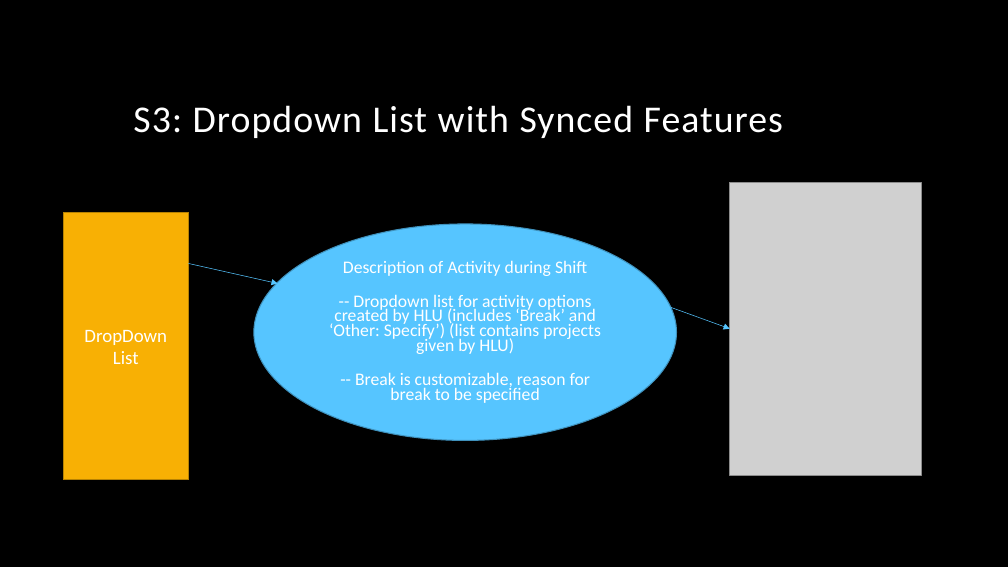
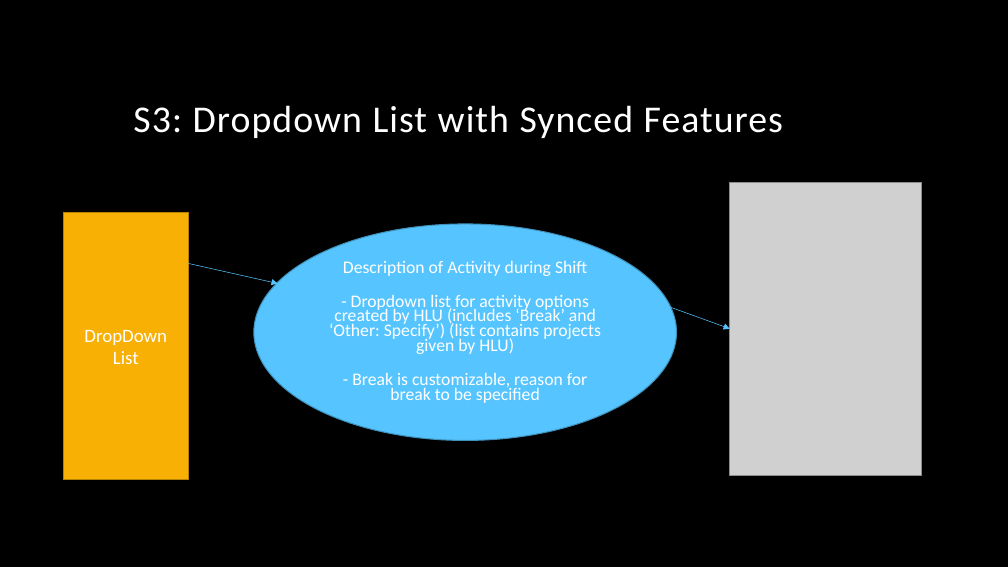
Before and after one commit to arnyboy101/InsemiTimeSheet, a slide deck: slide 4 of SubRoutine Diagrams/Time Tracker.pptx. Drawn at 1008x567 pixels with LibreOffice and Linux fonts; fonts in the diff are those of the drawing; grey boxes stand for pictures; background and template pictures are left out. Boxes give left, top, right and bottom in pixels: in the first picture for what was removed or moved away, otherwise in the second. Text is boxed around its words. In the diff, an @@ line names an element or a change of style, - is before the commit and + after.

```diff
--- a/SubRoutine Diagrams/Time Tracker.pptx
+++ b/SubRoutine Diagrams/Time Tracker.pptx
@@ text at [329,294,601,403]: text changed @@
--- Dropdown list for activity options created by HLU (includes ‘Break’ and ‘Other: Specify’) (list contains projects given by HLU)
--- Break is customizable, reason for break to be specified
+- Dropdown list for activity options created by HLU (includes ‘Break’ and ‘Other: Specify’) (list contains projects given by HLU)
+- Break is customizable, reason for break to be specified
```
Also in this commit, not shown: 2 other files.
